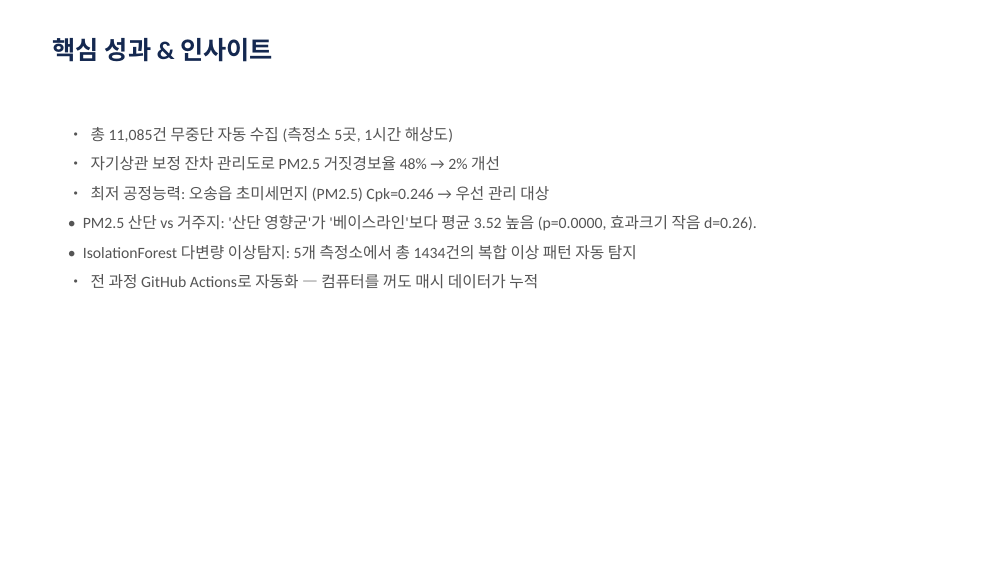
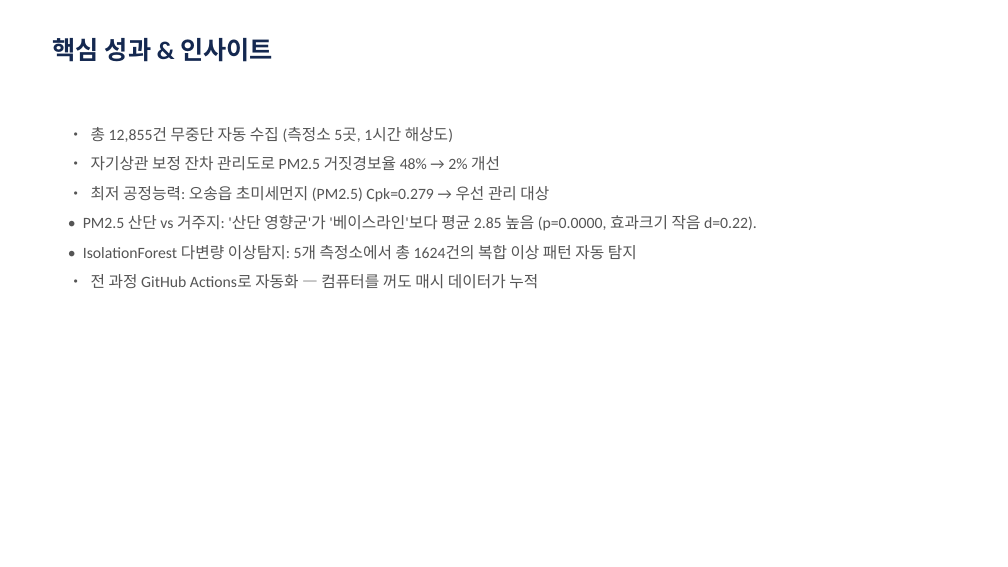
Before and after one commit to robinho0329/chungbuk-air-quality-monitor, a slide deck: slide 7 of reports/portfolio/2026-06-16.pptx. Drawn at 1008x567 pixels with LibreOffice and Linux fonts; fonts in the diff are those of the drawing. Boxes give left, top, right and bottom in pixels: in the first picture for what was removed or moved away, otherwise in the second. Text is boxed around its words. In the diff, an @@ line names an element or a change of style, - is before the commit and + after.

```diff
--- a/reports/portfolio/2026-06-16.pptx
+++ b/reports/portfolio/2026-06-16.pptx
@@ text at [91, 127, 453, 142]: text changed @@
-• 총 11,085건 무중단 자동 수집 (측정소 5곳, 1시간 해상도)
+• 총 12,855건 무중단 자동 수집 (측정소 5곳, 1시간 해상도)
@@ text at [83, 186, 757, 260]: text changed @@
-• 최저 공정능력: 오송읍 초미세먼지 (PM2.5) Cpk=0.246 → 우선 관리 대상
-• PM2.5 산단 vs 거주지: '산단 영향군'가 '베이스라인'보다 평균 3.52 높음 (p=0.0000, 효과크기 작음 d=0.26).
-• IsolationForest 다변량 이상탐지: 5개 측정소에서 총 1434건의 복합 이상 패턴 자동 탐지
+• 최저 공정능력: 오송읍 초미세먼지 (PM2.5) Cpk=0.279 → 우선 관리 대상
+• PM2.5 산단 vs 거주지: '산단 영향군'가 '베이스라인'보다 평균 2.85 높음 (p=0.0000, 효과크기 작음 d=0.22).
+• IsolationForest 다변량 이상탐지: 5개 측정소에서 총 1624건의 복합 이상 패턴 자동 탐지
```
Also in this commit, not shown: 1 other slide changed, 1 other file.
